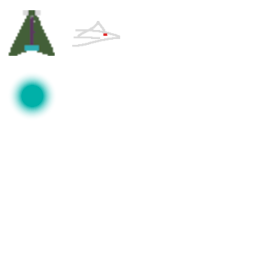
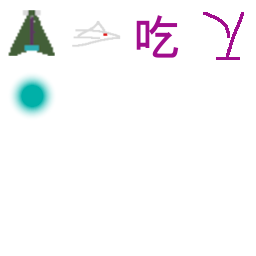
Layers edited between the first and the second (256, 256) image:
added layer "Pasted Layer" above "mapicons.png" over (203, 12, 244, 60)
painted on "mapicons.png" over (136, 15, 179, 58)
